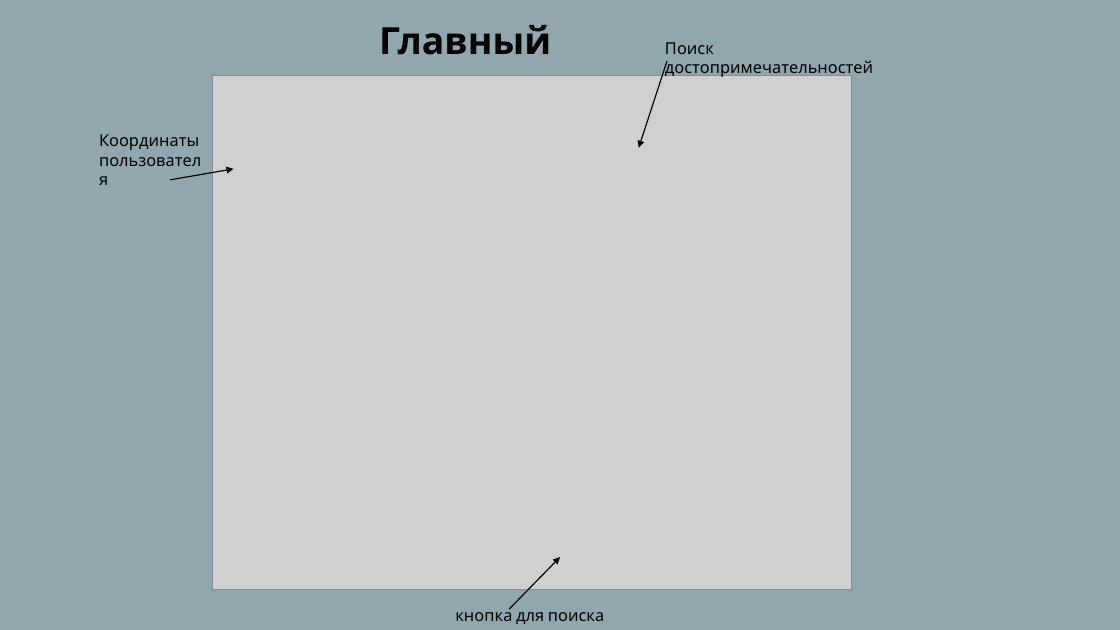
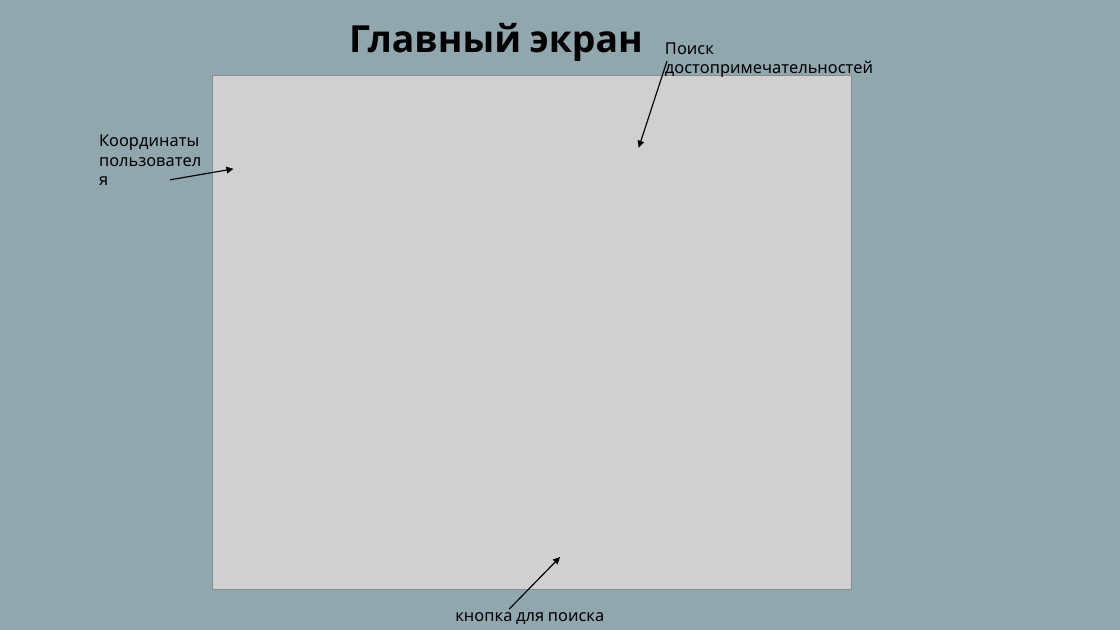
Before and after one commit to yaroslavasrf/progect_district, a slide deck: slide 4 of map/Узнай свой город.pptx. Drawn at 1120x630 pixels with LibreOffice and Linux fonts; fonts in the diff are those of the drawing; grey boxes stand for pictures. Boxes give left, top, right and bottom in pixels: in the first picture for what was removed or moved away, otherwise in the second. Text is boxed around its words. In the diff, an @@ line names an element or a change of style, - is before the commit and + after.

```diff
--- a/map/Узнай свой город.pptx
+++ b/map/Узнай свой город.pptx
@@ text "Главный экран" rewrapped from (379,25,551,76) to (349,23,643,61) @@
```
Also in this commit, not shown: 3 other slides changed.
